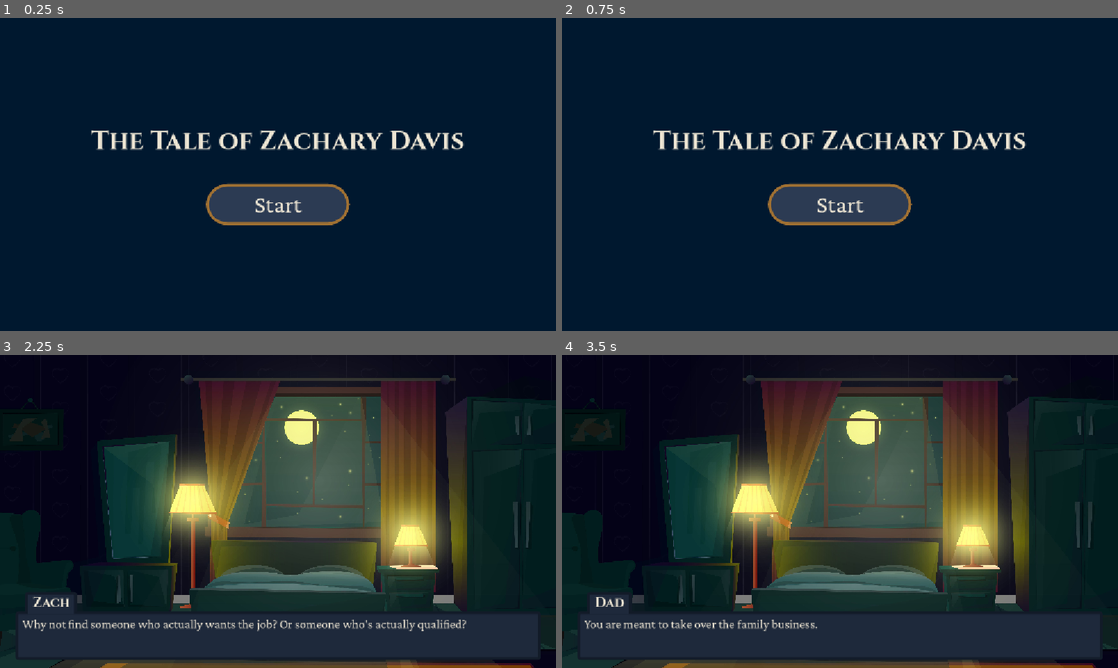
Above: before the commit, frames 1-4 (two rows, left to right).
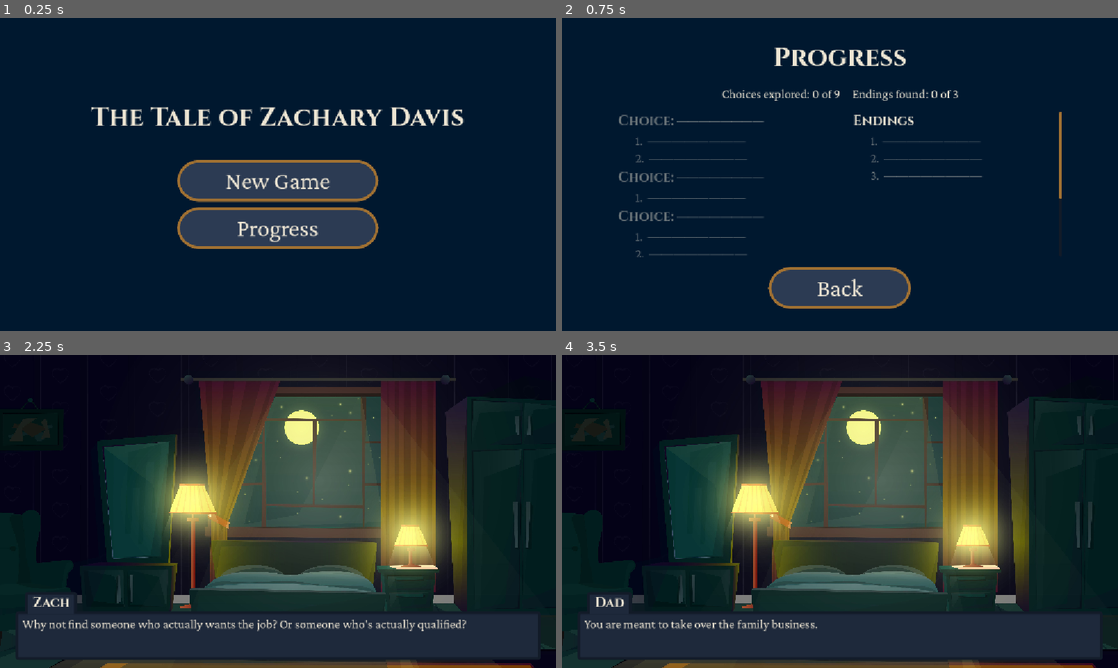
Above: after the commit, the same moments.

Repository: Juicy-J02/CYOA
Game: Godot game, scene res://Scenes/StartScreen.tscn
Same seed, same stepped clock (60 frames per second), same inputs: the game is played once before the commit and once after it.
Inputs (mouse positions are in pixels of both pictures, inside the frame that each line leads up to):
- Up to frame 1 (0.25 s): no input
- Up to frame 2 (0.75 s): click (840, 227) at 0.5 s, where only the run after the commit has a clickable "Progress"
- Up to frame 3 (2.25 s): click (278, 624) at 1.25 s, where only the run after the commit has a clickable "Back"; click "Start" (after the commit: "New Game") at 2 s
- Up to frame 4 (3.5 s): tap Enter at 2.75 s; move the mouse to (962, 495) at 2.77 s; click (962, 495) at 2.92 s

The runs differ from the first frame. In frame 1, 12% of the frame differs, in the area x 16-84%, y 28-74%; in frame 2, 11%; in frame 3, less than 0.1%; in frame 4, nothing differs.

Commit message:
Add autosave, Continue, Retry Last Choice, and a Progress screen
- SaveManager autoload: one autosave slot (savegame.cfg) plus all-time
  progress (progress.cfg) using ConfigFile in user://
- StoryManager autosaves at dialogue/choice/pause with the background and
  characters on screen, remembers the last choice, and records seen lines,
  picked options, and endings
- Start screen: Continue / Retry Last Choice, New Game, Progress
- Game Over: Retry Last Choice, Restart from Beginning, Main Menu
- Progress screen lists choices and endings from the story data, with
  numbered dashes for anything not found yet

Co-Authored-By: Claude Opus 5.5 <noreply@anthropic.com>

Diff:
--- /dev/null
+++ b/Scenes/Endings.tscn
@@ -0,0 +1,93 @@
+[gd_scene format=3]
+
+[ext_resource type="Script" path="res://Scripts/endings.gd" id="1_endings"]
+[ext_resource type="FontFile" uid="uid://di66s0to2adxy" path="res://Fonts/Cinzel-Bold.ttf" id="2_cinzel"]
+
+[sub_resource type="LabelSettings" id="LabelSettings_title"]
+font = ExtResource("2_cinzel")
+font_size = 55
+font_color = Color(0.93333334, 0.9019608, 0.83137256, 1)
+
+[node name="Endings" type="Control"]
+layout_mode = 3
+anchors_preset = 15
+anchor_right = 1.0
+anchor_bottom = 1.0
+grow_horizontal = 2
+grow_vertical = 2
+script = ExtResource("1_endings")
+
+[node name="Background" type="ColorRect" parent="."]
+layout_mode = 1
+anchors_preset = 15
+anchor_right = 1.0
+anchor_bottom = 1.0
+grow_horizontal = 2
+grow_vertical = 2
+color = Color(0.0023115394, 0.09450216, 0.1862413, 1)
+
+[node name="CenterContainer" type="CenterContainer" parent="."]
+layout_mode = 1
+anchors_preset = 15
+anchor_right = 1.0
+anchor_bottom = 1.0
+grow_horizontal = 2
+grow_vertical = 2
+
+[node name="VBoxContainer" type="VBoxContainer" parent="CenterContainer"]
+layout_mode = 2
+theme_override_constants/separation = 22
+
+[node name="Title" type="Label" parent="CenterContainer/VBoxContainer"]
+layout_mode = 2
+text = "Progress"
+label_settings = SubResource("LabelSettings_title")
+horizontal_alignment = 1
+
+[node name="CountLabel" type="Label" parent="CenterContainer/VBoxContainer"]
+layout_mode = 2
+text = "Choices explored: 0 of 0     Endings found: 0 of 0"
+horizontal_alignment = 1
+
+[node name="Scroll" type="ScrollContainer" parent="CenterContainer/VBoxContainer"]
+custom_minimum_size = Vector2(920, 300)
+layout_mode = 2
+horizontal_scroll_mode = 0
+
+[node name="Columns" type="HBoxContainer" parent="CenterContainer/VBoxContainer/Scroll"]
+layout_mode = 2
+size_flags_horizontal = 3
+theme_override_constants/separation = 60
+
+[node name="ChoiceList" type="VBoxContainer" parent="CenterContainer/VBoxContainer/Scroll/Columns"]
+custom_minimum_size = Vector2(420, 0)
+layout_mode = 2
+size_flags_horizontal = 3
+theme_override_constants/separation = 6
+
+[node name="EndingColumn" type="VBoxContainer" parent="CenterContainer/VBoxContainer/Scroll/Columns"]
+custom_minimum_size = Vector2(420, 0)
+layout_mode = 2
+size_flags_horizontal = 3
+theme_override_constants/separation = 6
+
+[node name="EndingsHeading" type="Label" parent="CenterContainer/VBoxContainer/Scroll/Columns/EndingColumn"]
+layout_mode = 2
+theme_type_variation = &"NameLabel"
+text = "Endings"
+
+[node name="EndingList" type="VBoxContainer" parent="CenterContainer/VBoxContainer/Scroll/Columns/EndingColumn"]
+layout_mode = 2
+theme_override_constants/separation = 6
+
+[node name="ButtonContainer" type="VBoxContainer" parent="CenterContainer/VBoxContainer"]
+layout_mode = 2
+size_flags_horizontal = 4
+
+[node name="BackButton" type="Button" parent="CenterContainer/VBoxContainer/ButtonContainer"]
+layout_mode = 2
+theme_type_variation = &"MainMenuButton"
+theme_override_font_sizes/font_size = 50
+text = "Back"
+
+[connection signal="pressed" from="CenterContainer/VBoxContainer/ButtonContainer/BackButton" to="." method="_on_back_button_pressed"]
--- a/Scenes/GameOver.tscn
+++ b/Scenes/GameOver.tscn
@@ -42,15 +42,31 @@
 layout_mode = 2
 text = "GAME OVER"
 label_settings = SubResource("LabelSettings_k52d1")
+horizontal_alignment = 1
 
 [node name="ButtonContainer" type="VBoxContainer" parent="CenterContainer/VBoxContainer" unique_id=1219637360]
 layout_mode = 2
+size_flags_horizontal = 4
+theme_override_constants/separation = 12
+
+[node name="LastChoiceButton" type="Button" parent="CenterContainer/VBoxContainer/ButtonContainer"]
+layout_mode = 2
+theme_type_variation = &"MainMenuButton"
+theme_override_font_sizes/font_size = 50
+text = "Retry Last Choice"
 
 [node name="RestartButton" type="Button" parent="CenterContainer/VBoxContainer/ButtonContainer" unique_id=1088947662]
 layout_mode = 2
-size_flags_horizontal = 4
 theme_type_variation = &"MainMenuButton"
 theme_override_font_sizes/font_size = 50
-text = "Restart"
+text = "Restart from Beginning"
 
+[node name="ExitButton" type="Button" parent="CenterContainer/VBoxContainer/ButtonContainer"]
+layout_mode = 2
+theme_type_variation = &"MainMenuButton"
+theme_override_font_sizes/font_size = 50
+text = "Main Menu"
+
+[connection signal="pressed" from="CenterContainer/VBoxContainer/ButtonContainer/LastChoiceButton" to="." method="_on_last_choice_button_pressed"]
 [connection signal="pressed" from="CenterContainer/VBoxContainer/ButtonContainer/RestartButton" to="." method="_on_restart_button_pressed"]
+[connection signal="pressed" from="CenterContainer/VBoxContainer/ButtonContainer/ExitButton" to="." method="_on_exit_button_pressed"]
--- a/Scenes/StartScreen.tscn
+++ b/Scenes/StartScreen.tscn
@@ -42,15 +42,31 @@
 layout_mode = 2
 text = "The Tale of Zachary Davis"
 label_settings = SubResource("LabelSettings_vau3p")
+horizontal_alignment = 1
 
 [node name="ButtonContainer" type="VBoxContainer" parent="CenterContainer/VBoxContainer" unique_id=1257942670]
 layout_mode = 2
+size_flags_horizontal = 4
+theme_override_constants/separation = 12
+
+[node name="ContinueButton" type="Button" parent="CenterContainer/VBoxContainer/ButtonContainer"]
+layout_mode = 2
+theme_type_variation = &"MainMenuButton"
+theme_override_font_sizes/font_size = 50
+text = "Continue"
 
 [node name="StartButton" type="Button" parent="CenterContainer/VBoxContainer/ButtonContainer" unique_id=2074418257]
 layout_mode = 2
-size_flags_horizontal = 4
 theme_type_variation = &"MainMenuButton"
 theme_override_font_sizes/font_size = 50
-text = "Start"
+text = "New Game"
 
+[node name="EndingsButton" type="Button" parent="CenterContainer/VBoxContainer/ButtonContainer"]
+layout_mode = 2
+theme_type_variation = &"MainMenuButton"
+theme_override_font_sizes/font_size = 50
+text = "Progress"
+
+[connection signal="pressed" from="CenterContainer/VBoxContainer/ButtonContainer/ContinueButton" to="." method="_on_continue_button_pressed"]
 [connection signal="pressed" from="CenterContainer/VBoxContainer/ButtonContainer/StartButton" to="." method="_on_start_button_pressed"]
+[connection signal="pressed" from="CenterContainer/VBoxContainer/ButtonContainer/EndingsButton" to="." method="_on_endings_button_pressed"]
--- /dev/null
+++ b/Scripts/endings.gd
@@ -0,0 +1,72 @@
+extends Control
+
+const LOCKED = "————————"
+
+@onready var count_label = $CenterContainer/VBoxContainer/CountLabel
+@onready var choice_list = $CenterContainer/VBoxContainer/Scroll/Columns/ChoiceList
+@onready var ending_list = $CenterContainer/VBoxContainer/Scroll/Columns/EndingColumn/EndingList
+
+func _ready():
+	var options_total = 0
+	var options_found = 0
+	var endings_total = 0
+	var endings_found = 0
+
+	# Story entries keep the order they're written in, so choices appear in story order.
+	# Everything is counted from the story data, so new choices and endings show up automatically.
+	for node_id in StoryData.story_data:
+		var node_data = StoryData.story_data[node_id]
+
+		if node_data.type == "choice":
+			# "sneak_out" becomes "Sneak Out", but only once the player has reached it.
+			add_heading(choice_list, node_id.capitalize(), SaveManager.has_visited(node_id))
+
+			for i in node_data.choices.size():
+				var option = node_data.choices[i]
+				options_total += 1
+				var found = SaveManager.has_choice(node_id, option.next)
+				if found:
+					options_found += 1
+				add_entry(choice_list, i + 1, option.text, found)
+
+		# An ending is any line whose "next" leads into an end_game entry.
+		if leads_to_end(node_data):
+			endings_total += 1
+			var found = SaveManager.has_ending(node_id)
+			if found:
+				endings_found += 1
+			var title = SaveManager.get_ending_title(node_id)
+			if title == "":
+				title = node_id.capitalize()
+			add_entry(ending_list, endings_total, title, found)
+
+	count_label.text = "Choices explored: %d of %d     Endings found: %d of %d" % [options_found, options_total, endings_found, endings_total]
+
+func leads_to_end(node_data):
+	var next_id = node_data.get("next", "")
+	return StoryData.story_data.has(next_id) and StoryData.story_data[next_id].type == "end_game"
+
+func add_heading(list, text, found):
+	var label = Label.new()
+	label.theme_type_variation = "NameLabel"
+	# "Choice:" always shows, so the list still reads as choices while everything is locked.
+	if found:
+		label.text = "Choice: " + text
+	else:
+		label.text = "Choice: " + LOCKED
+		label.modulate = Color(1, 1, 1, 0.45)
+	list.add_child(label)
+
+func add_entry(list, number, text, found):
+	var label = Label.new()
+	label.theme_type_variation = "ProgressEntry"
+	if found:
+		label.text = "%d.  %s" % [number, text]
+	else:
+		label.text = "%d.  %s" % [number, LOCKED]
+		# Dim the locked entries so the found ones stand out.
+		label.modulate = Color(1, 1, 1, 0.45)
+	list.add_child(label)
+
+func _on_back_button_pressed():
+	get_tree().change_scene_to_file("res://Scenes/StartScreen.tscn")
--- a/Scripts/gameOver.gd
+++ b/Scripts/gameOver.gd
@@ -1,4 +1,17 @@
 extends Control
+
+@onready var last_choice_button = $CenterContainer/VBoxContainer/ButtonContainer/LastChoiceButton
+
+func _ready():
+	# Only offer a retry if the story reached a choice this playthrough.
+	last_choice_button.visible = not StoryManager.last_choice.is_empty()
 
 func _on_restart_button_pressed():
 	get_tree().change_scene_to_file("res://Scenes/Main.tscn")
+
+func _on_last_choice_button_pressed():
+	SaveManager.pending_load = StoryManager.last_choice
+	get_tree().change_scene_to_file("res://Scenes/Main.tscn")
+
+func _on_exit_button_pressed():
+	get_tree().change_scene_to_file("res://Scenes/StartScreen.tscn")
--- a/Scripts/main.gd
+++ b/Scripts/main.gd
@@ -1,4 +1,12 @@
 extends Node
 
 func _ready():
+	var state = SaveManager.pending_load
+	SaveManager.pending_load = {}
+
+	# Ignore states that point at a story node that was renamed or removed.
+	if not state.is_empty() and StoryData.story_data.has(state.node_id):
+		StoryManager.continue_story(state)
+		return
+
 	StoryManager.start_story("act1_scene1_background")
--- /dev/null
+++ b/Scripts/saveManager.gd
@@ -0,0 +1,109 @@
+extends Node
+
+const SAVE_PATH = "user://savegame.cfg"
+const PROGRESS_PATH = "user://progress.cfg"
+
+# A state for main.gd to resume from when the story scene loads (empty = new game).
+# Continue fills it from the save file; Retry Last Choice fills it from StoryManager.
+var pending_load = {}
+
+# visited and choices_made are used as sets: the keys are what matters, the values are always true.
+var visited = {}
+var choices_made = {}  # keys look like "sneak_out>window_background"
+var endings = {}  # ending id (the line that led to the end) -> name (the last option picked)
+
+func _ready():
+	load_progress()
+
+# --- Save game (one autosave slot, replaced at every step) ---
+
+func has_save():
+	return FileAccess.file_exists(SAVE_PATH)
+
+# checkpoint = true marks a save written at an ending that points back at the last choice,
+# so the start screen can label it "Retry Last Choice" instead of "Continue".
+func save_game(node_id, background, characters, last_choice, checkpoint = false):
+	var config = ConfigFile.new()
+	config.set_value("save", "node_id", node_id)
+	config.set_value("save", "background", background)
+	config.set_value("save", "characters", characters)
+	config.set_value("save", "last_choice", last_choice)
+	config.set_value("save", "checkpoint", checkpoint)
+	config.save(SAVE_PATH)
+
+func load_game():
+	var config = ConfigFile.new()
+	var error = config.load(SAVE_PATH)
+	if error != OK:
+		return {}
+
+	return {
+		"node_id": config.get_value("save", "node_id", ""),
+		"background": config.get_value("save", "background", ""),
+		"characters": config.get_value("save", "characters", []),
+		"last_choice": config.get_value("save", "last_choice", {}),
+		"checkpoint": config.get_value("save", "checkpoint", false),
+	}
+
+func delete_save():
+	if has_save():
+		DirAccess.remove_absolute(SAVE_PATH)
+
+# --- Progress (kept across playthroughs, never reset by New Game) ---
+
+func mark_visited(node_id):
+	if visited.has(node_id):
+		return
+	visited[node_id] = true
+	save_progress()
+
+func has_visited(node_id):
+	return visited.has(node_id)
+
+# endings maps each ending's id to its name (the last option picked on the way there).
+func record_ending(ending_id, title):
+	if endings.has(ending_id):
+		return
+	endings[ending_id] = title
+	save_progress()
+
+func has_ending(ending_id):
+	return endings.has(ending_id)
+
+func get_ending_title(ending_id):
+	return endings.get(ending_id, "")
+
+# A choice option is identified by the choice node plus where that option leads.
+func record_choice(choice_id, next_id):
+	var key = choice_id + ">" + next_id
+	if choices_made.has(key):
+		return
+	choices_made[key] = true
+	save_progress()
+
+func has_choice(choice_id, next_id):
+	return choices_made.has(choice_id + ">" + next_id)
+
+func save_progress():
+	var config = ConfigFile.new()
+	config.set_value("progress", "visited", visited.keys())
+	config.set_value("progress", "endings", endings)
+	config.set_value("progress", "choices", choices_made.keys())
+	config.save(PROGRESS_PATH)
+
+func load_progress():
+	var config = ConfigFile.new()
+	if config.load(PROGRESS_PATH) != OK:
+		return
+
+	for node_id in config.get_value("progress", "visited", []):
+		visited[node_id] = true
+	var saved_endings = config.get_value("progress", "endings", {})
+	# Older progress files stored endings as a plain list with no names.
+	if saved_endings is Array:
+		for ending_id in saved_endings:
+			endings[ending_id] = ""
+	else:
+		endings = saved_endings
+	for key in config.get_value("progress", "choices", []):
+		choices_made[key] = true
--- a/Scripts/startScreen.gd
+++ b/Scripts/startScreen.gd
@@ -1,4 +1,19 @@
 extends Control
 
+@onready var continue_button = $CenterContainer/VBoxContainer/ButtonContainer/ContinueButton
+
+func _ready():
+	continue_button.visible = SaveManager.has_save()
+	if SaveManager.has_save() and SaveManager.load_game().checkpoint:
+		continue_button.text = "Retry Last Choice"
+
+func _on_continue_button_pressed():
+	SaveManager.pending_load = SaveManager.load_game()
+	get_tree().change_scene_to_file("res://Scenes/Main.tscn")
+
 func _on_start_button_pressed() -> void:
+	SaveManager.delete_save()
 	get_tree().change_scene_to_file("res://Scenes/Main.tscn")
+
+func _on_endings_button_pressed():
+	get_tree().change_scene_to_file("res://Scenes/Endings.tscn")
--- a/Scripts/storyManager.gd
+++ b/Scripts/storyManager.gd
@@ -9,15 +9,49 @@
 @onready var input_manager = $"../InputManager"
 
 var current_node_id = ""
+var previous_node_id = ""
 var story_data = StoryData.story_data
+
+# What's on screen right now, so a save can rebuild it.
+var current_background = ""
+var current_characters = []
+
+# The most recent choice and the screen around it, for Game Over's "Retry Last Choice".
+var last_choice = {}
+
+# Node types where the story waits for the player. Background and character
+# nodes move on immediately, so saving on them would be overwritten anyway.
+const SAVE_TYPES = ["dialogue", "choice", "pause"]
 
 func _ready():
 	input_manager.left_click_sig.connect(play_next_node)
 
 func start_story(start_id):
+	# StoryManager is an autoload, so it still holds the last playthrough's state.
+	current_background = ""
+	current_characters = []
+	last_choice = {}
 	play_node(start_id)
 
+func continue_story(save):
+	current_background = save.background
+	current_characters = []
+	# A save carries its last choice; a retried choice doesn't, and re-records itself below.
+	last_choice = save.get("last_choice", {})
+	background_request.emit(current_background)
+
+	for character in save.characters:
+		# Skip art that was renamed or removed since the save was made.
+		if not ResourceLoader.exists(character.path):
+			continue
+		current_characters.append(character)
+		character_request.emit(character.path, character.position)
+
+	play_node(save.node_id)
+
 func play_node(node_id):
+	# Remembered so end_game knows which line led into it (that line identifies the ending).
+	previous_node_id = current_node_id
 	current_node_id = node_id
 
 	if not story_data.has(node_id):
@@ -25,6 +59,18 @@
 		return
 
 	var node_data = story_data[node_id]
+	SaveManager.mark_visited(node_id)
+
+	if node_data.type in SAVE_TYPES:
+		if node_data.type == "choice":
+			# Record the choice before saving, so the save includes it. duplicate(true)
+			# copies the list, so characters added later don't change this snapshot.
+			last_choice = {
+				"node_id": node_id,
+				"background": current_background,
+				"characters": current_characters.duplicate(true),
+			}
+		SaveManager.save_game(node_id, current_background, current_characters, last_choice)
 
 	match node_data.type:
 		"dialogue":
@@ -55,6 +101,14 @@
 	play_node(node_data.next)
 
 func choice_selected(next_node_id):
+	# current_node_id is still the choice node here, since choices wait for the player.
+	SaveManager.record_choice(current_node_id, next_node_id)
+
+	# Remember the option's text; it becomes the ending's name if this path ends the story.
+	for option in story_data[current_node_id].choices:
+		if option.next == next_node_id:
+			last_choice["picked"] = option.text
+
 	play_node(next_node_id)
 
 func play_dialogue(node_data):
@@ -66,11 +120,16 @@
 	choices_requested.emit(node_data.choices)
 
 func change_background(node_data):
+	current_background = node_data.background
+	# world.gd removes all characters when the background changes, so match it.
+	current_characters = []
 	background_request.emit(node_data.background)
 	play_node(node_data.next)
 
 func insert_character(node_data):
-	character_request.emit(node_data.character, Vector2(node_data.position.x, node_data.position.y))
+	var character_position = Vector2(node_data.position.x, node_data.position.y)
+	current_characters.append({"path": node_data.character, "position": character_position})
+	character_request.emit(node_data.character, character_position)
 	play_node(node_data.next)
 
 func pause(_node_data):
@@ -79,4 +138,13 @@
 
 func end_game(_node_data):
 	InputManager.input_blocked = true
+	# Each ending is identified by the line that led here, and named after the last option picked.
+	SaveManager.record_ending(previous_node_id, last_choice.get("picked", ""))
+
+	# Keep a checkpoint at the last choice so players can come back and try another
+	# option, even after closing the game. With no choice made yet, there's nothing to keep.
+	if last_choice.is_empty():
+		SaveManager.delete_save()
+	else:
+		SaveManager.save_game(last_choice.node_id, last_choice.background, last_choice.characters, {}, true)
 	get_tree().change_scene_to_file("res://Scenes/GameOver.tscn")
--- a/Themes/mainTheme.tres
+++ b/Themes/mainTheme.tres
@@ -123,6 +123,32 @@
 thickness = 4
 vertical = true
 
+[sub_resource type="StyleBoxFlat" id="StyleBoxFlat_scroll_track"]
+content_margin_left = 3.0
+content_margin_right = 3.0
+bg_color = Color(0.07265624, 0.10476253, 0.15730706, 1)
+corner_radius_top_left = 4
+corner_radius_top_right = 4
+corner_radius_bottom_right = 4
+corner_radius_bottom_left = 4
+
+[sub_resource type="StyleBoxFlat" id="StyleBoxFlat_scroll_grabber"]
+bg_color = Color(0.6313726, 0.44313726, 0.2, 1)
+corner_radius_top_left = 4
+corner_radius_top_right = 4
+corner_radius_bottom_right = 4
+corner_radius_bottom_left = 4
+
+[sub_resource type="StyleBoxFlat" id="StyleBoxFlat_scroll_grabber_hover"]
+bg_color = Color(0.7490196, 0.5411765, 0.2627451, 1)
+corner_radius_top_left = 4
+corner_radius_top_right = 4
+corner_radius_bottom_right = 4
+corner_radius_bottom_left = 4
+
+[sub_resource type="StyleBoxEmpty" id="StyleBoxEmpty_progress_entry"]
+content_margin_left = 36.0
+
 [resource]
 default_font = ExtResource("1_ocm8a")
 default_font_size = 26
@@ -143,13 +169,20 @@
 MainMenuButton/styles/hover = SubResource("StyleBoxFlat_menu_hover")
 MainMenuButton/styles/normal = SubResource("StyleBoxFlat_menu_normal")
 MainMenuButton/styles/pressed = SubResource("StyleBoxFlat_menu_pressed")
+Label/colors/font_color = Color(0.93333334, 0.9019608, 0.83137256, 1)
 NameLabel/base_type = &"Label"
 NameLabel/colors/font_color = Color(0.93333334, 0.9019608, 0.83137256, 1)
 NameLabel/font_sizes/font_size = 28
 NameLabel/fonts/font = ExtResource("1_5mgfp")
 NamePlate/base_type = &"PanelContainer"
 NamePlate/styles/panel = SubResource("StyleBoxFlat_75rg3")
+ProgressEntry/base_type = &"Label"
+ProgressEntry/styles/normal = SubResource("StyleBoxEmpty_progress_entry")
 Panel/styles/panel = SubResource("StyleBoxFlat_idj7w")
 RichTextLabel/colors/default_color = Color(0.93333334, 0.9019608, 0.83137256, 1)
 RichTextLabel/styles/normal = SubResource("StyleBoxEmpty_ocm8a")
 VSeparator/styles/separator = SubResource("StyleBoxLine_ocm8a")
+VScrollBar/styles/grabber = SubResource("StyleBoxFlat_scroll_grabber")
+VScrollBar/styles/grabber_highlight = SubResource("StyleBoxFlat_scroll_grabber_hover")
+VScrollBar/styles/grabber_pressed = SubResource("StyleBoxFlat_scroll_grabber_hover")
+VScrollBar/styles/scroll = SubResource("StyleBoxFlat_scroll_track")
--- a/project.godot
+++ b/project.godot
@@ -20,6 +20,7 @@
 StoryData="*uid://dcby0l8brfr5p"
 InputManager="*uid://ca2y3qt1plt7r"
 StoryManager="*uid://csgum20r5dy1l"
+SaveManager="*res://Scripts/saveManager.gd"
 
 [display]
 
Not shown, added: Scripts/endings.gd.uid
Not shown, added: Scripts/saveManager.gd.uid
